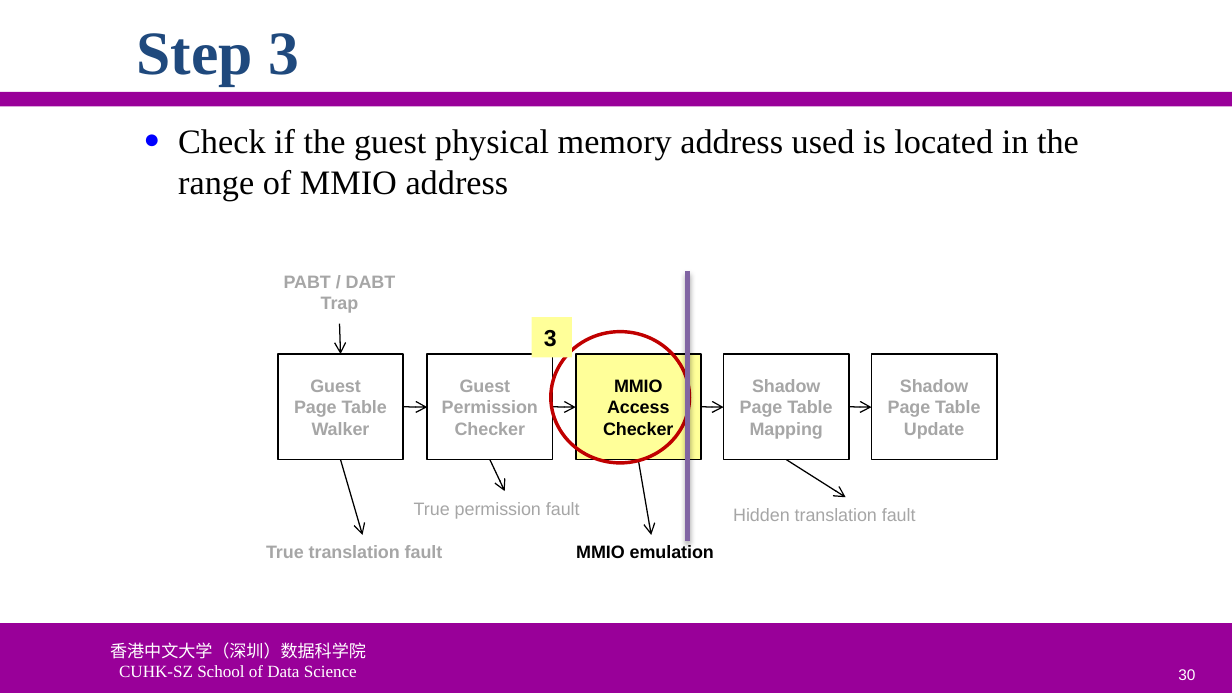
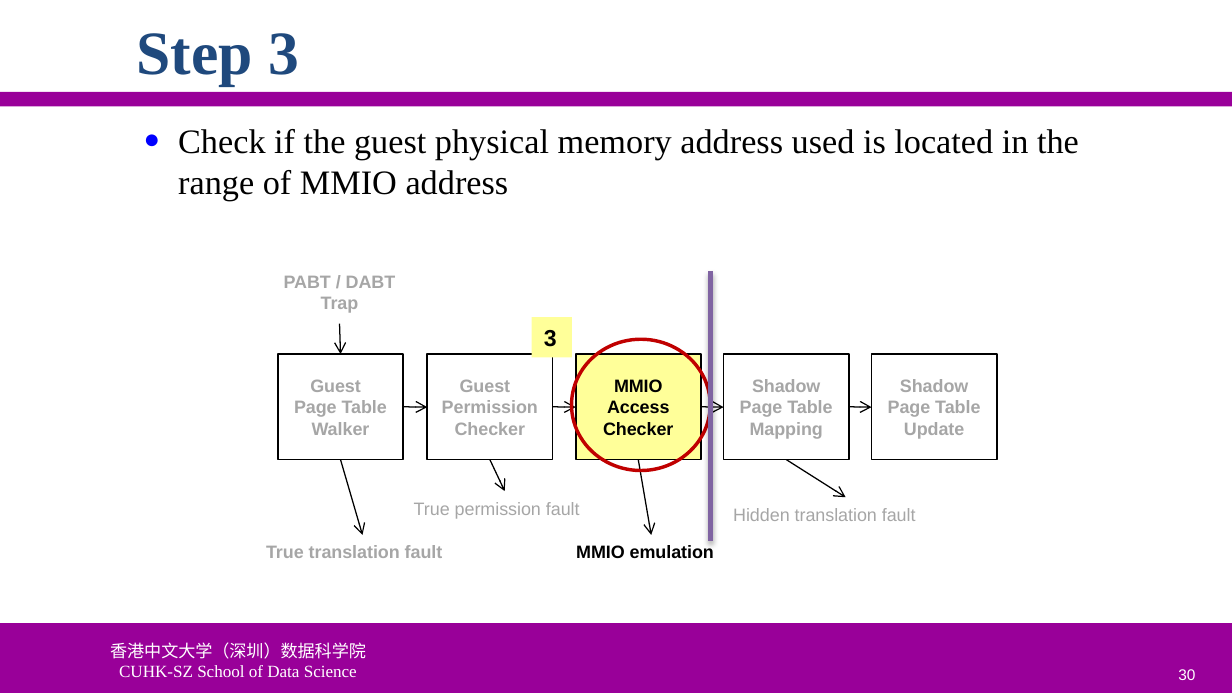
Before and after one commit to ychung1103/ychung1103.github.io, a slide deck: slide 30 of Slides/CSC6103/VT-04 Memory Virtualization.pptx. Drawn at 1232x693 pixels with LibreOffice and Linux fonts; fonts in the diff are those of the drawing; background and template pictures are left out. Boxes give left, top, right and bottom in pixels: in the first picture for what was removed or moved away, otherwise in the second. Text is boxed around its words. In the diff, an @@ line names an element or a change of style, - is before the commit and + after.

```diff
--- a/Slides/CSC6103/VT-04 Memory Virtualization.pptx
+++ b/Slides/CSC6103/VT-04 Memory Virtualization.pptx
@@ line moved from (687, 271) - (687, 541) to (711, 271) - (711, 541) @@
@@ ellipse: place and size @@
-ellipse at bbox=[551, 331, 690, 463]
+ellipse at bbox=[572, 339, 711, 471]
```
Also in this commit, not shown: 3 other slides changed, 2 other files.
